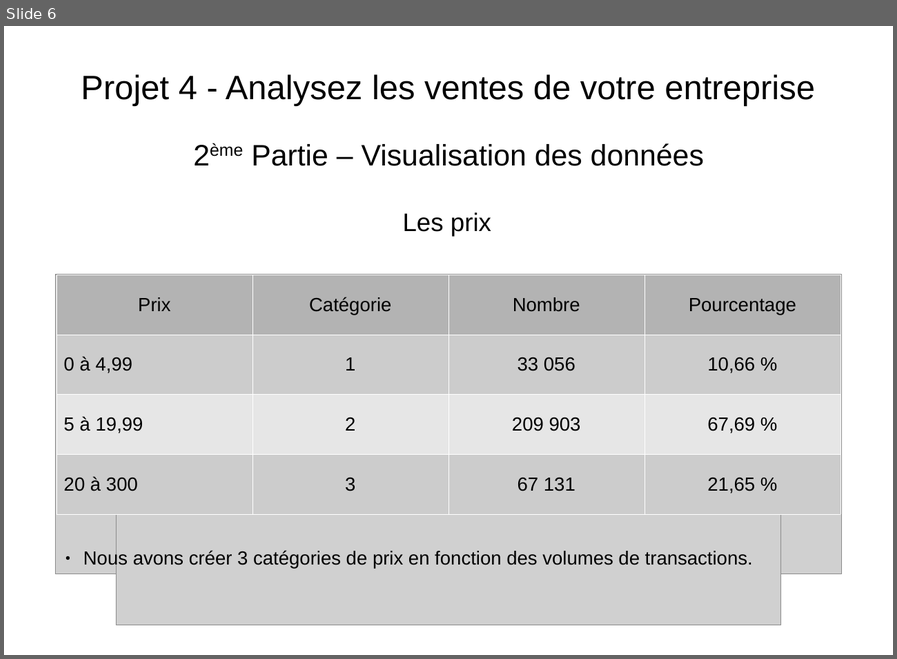
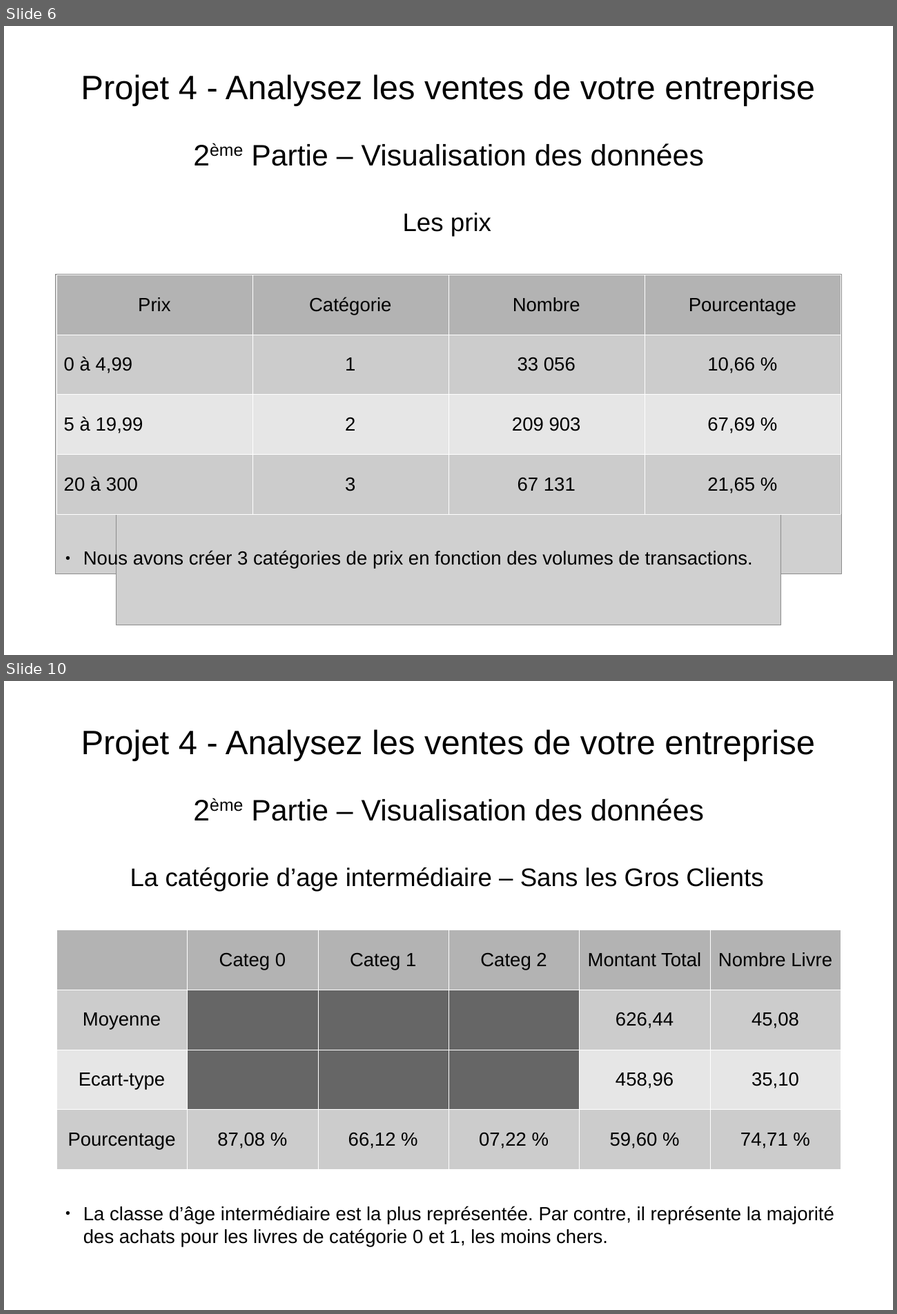
Before and after one commit to FranckDELRUE/OCR-Project-4-DAn, a slide deck: P4_Presentation.odp. Shown one above the other, each under a label of ours: slide 6 before the commit, slides 6 and 10 after it; the slides between them are not shown. The pictures are 897x659 and 897x1314 pixels, drawn with LibreOffice and Linux fonts; fonts in the diff are those of the drawing; grey boxes stand for pictures. Boxes give left, top, right and bottom in pixels: in the first picture for what was removed or moved away, otherwise in the second. Text is boxed around its words. In the diff, an @@ line names an element or a change of style, - is before the commit and + after.

```diff
--- a/P4_Presentation.odp
+++ b/P4_Presentation.odp
@@ slide 10 added at (4,681,893,1310), background #FFFFFF @@
@@ title added at (81,729,815,762), 32 pt, text #000000 @@
+Projet 4 - Analysez les ventes de votre entreprise
@@ text added at (251,798,704,821), 28 pt, text #000000 @@
+2ème Partie – Visualisation des données
@@ text added at (130,867,763,891), 24 pt, text #000000 @@
+La catégorie d’age intermédiaire – Sans les Gros Clients
@@ table added at (56,929,841,1169), 4 rows, 6 columns @@
+ | Categ 0 | Categ 1 | Categ 2 | Montant Total | Nombre Livre
+Moyenne |  |  |  | 626,44 | 45,08
+Ecart-type |  |  |  | 458,96 | 35,10
+Pourcentage | 87,08 % | 66,12 % | 07,22 % | 59,60 % | 74,71 %
@@ text added at (83,1205,834,1246), 18 pt, text #000000 @@
+● La classe d’âge intermédiaire est la plus représentée. Par contre, il représente la majorité des achats pour les livres de catégorie 0 et 1, les moins chers.
```
Also in this commit, not shown: 2 slides changed, 1 other slide added, 4 other files.
